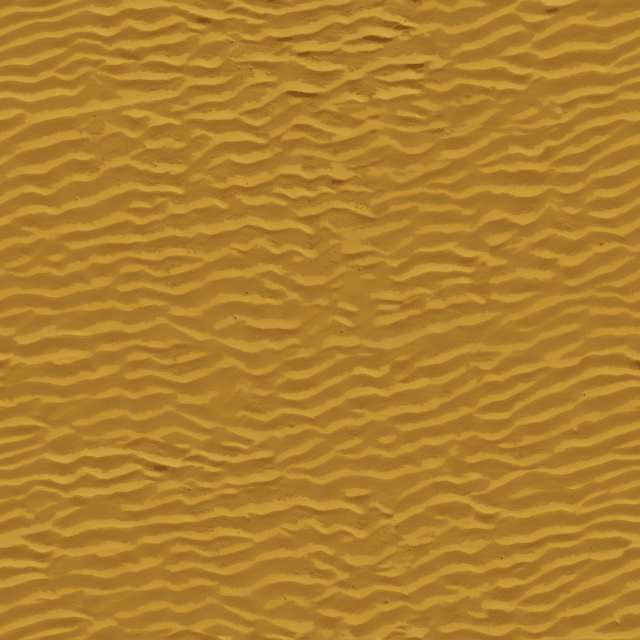
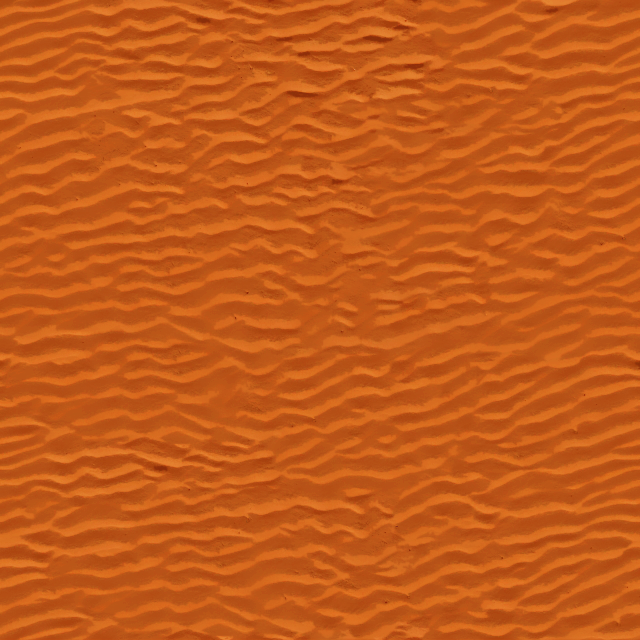
Layers edited between the first and the second 640x640 image:
pixels changed over <box>0,0,640,640</box> (layer not identified)
